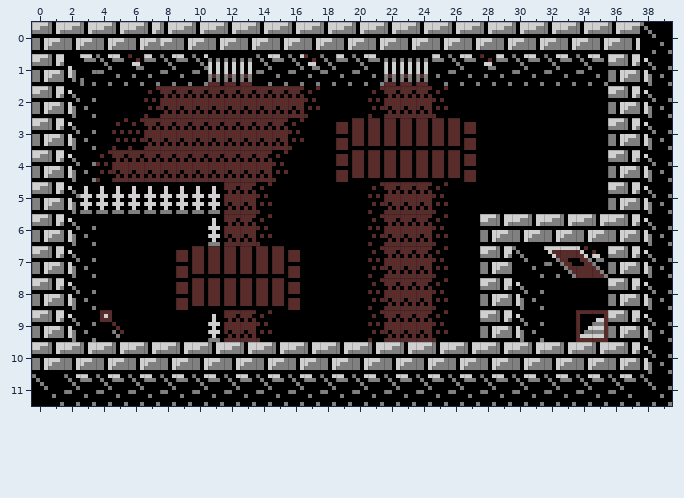
An edit to a level. Tiled map, dungeoneer/art/tiled/level1_map.map.tmx. Above: the version before the commit.
Cells are 4x8 px. Shown: x 0..39, y 0..11.
After:
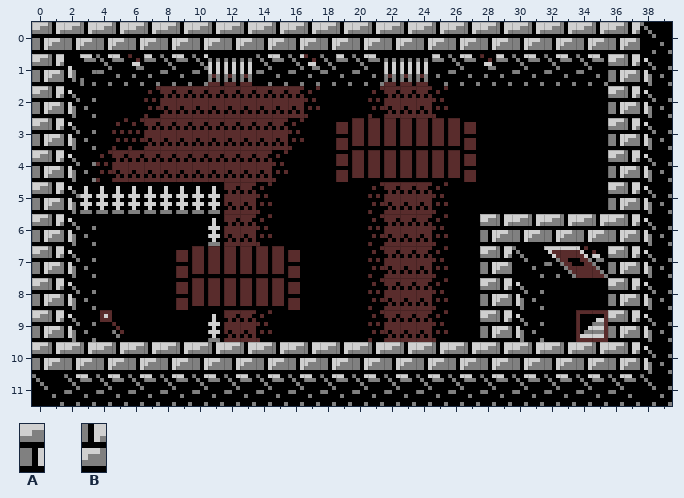
Key: from "game_tileset": A 16, B 17.
_ is an empty cell.
Tiles replaced or removed in this view: A, B.
The edit:
Changed rows in their new state; . is an unchanged cell.
Layer "Tile Layer 1":
first column x 8:
 0 ABABABABABABABABABABABABABABAB
